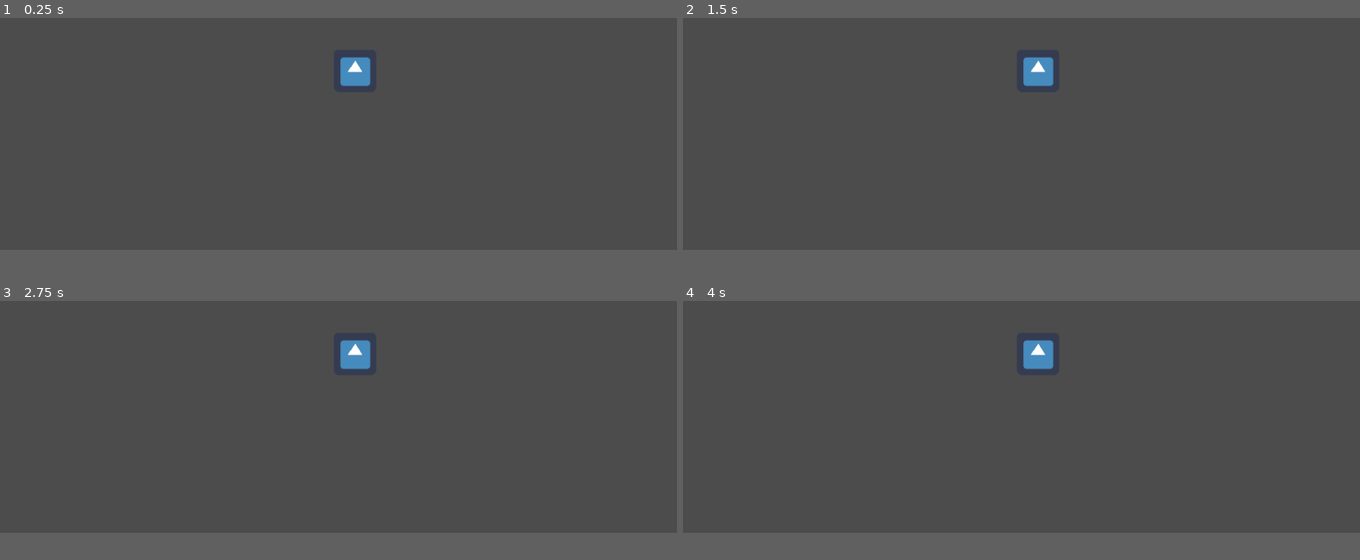
Above: before the commit, frames 1-4 (two rows, left to right).
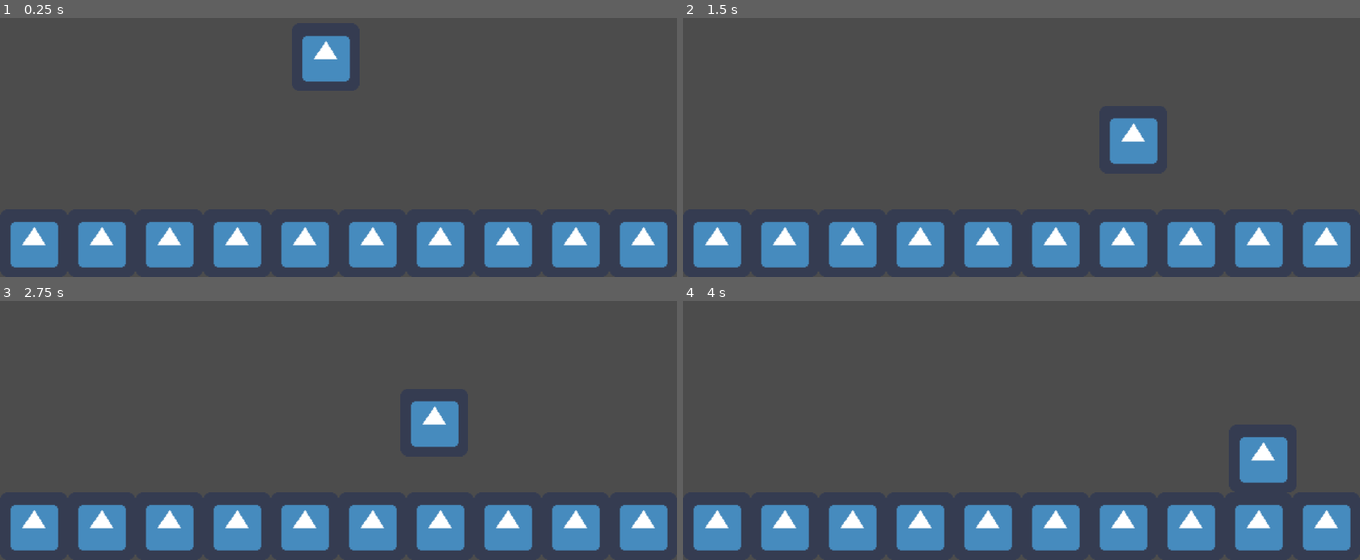
Above: after the commit, the same moments.

Repository: nickykendy/GameOff2019
Game: Godot game, scene res://World.tscn
The game is run twice, just before and just after one commit, with the same random seed, the same clock (stepped at 60 frames per second) and the same inputs. The engine's default icon, where the game draws it, is replaced by a stand-in: a white triangle on a blue panel in a dark square.
Inputs:
- Up to frame 1 (0.25 s): no input
- Up to frame 2 (1.5 s): tap Enter at 0.5 s; hold H (grab, bound only after the commit) 0.53-1.28 s; hold D (move_right, bound only after the commit) from 0.53 s (still down); tap Space (jump, bound only after the commit) at 0.77, 1.07 s; tap Q (switch, bound only after the commit) at 0.8, 1.35 s
- Up to frame 3 (2.75 s): tap Space (jump, bound only after the commit) at 1.52, 1.55, 1.82, 2.1 s; release D (move_right, bound only after the commit) at 2.03 s; hold A (move_left, bound only after the commit) from 2.03 s (still down); hold H (grab, bound only after the commit) from 2.03 s (still down)
- Up to frame 4 (4 s): release A (move_left, bound only after the commit) at 2.78 s; release H (grab, bound only after the commit) at 2.78 s; hold D (move_right, bound only after the commit) from 2.78 s (still down); tap H (grab, bound only after the commit) at 2.85 s; tap Space (jump, bound only after the commit) at 3.02, 3.32, 3.77, 3.8 s; tap Q (switch, bound only after the commit) at 3.05, 3.6 s
The window is 800x468 before the commit and 800x500 after it. Grey fills any space a smaller window leaves; there, only what the larger window draws over its background counts as a difference.

The runs differ from the first frame. In frame 1, 14% of the frame differs, in the area x 1-99%, y 6-97%; in frame 2, 14%, in the area x 1-99%, y 15-97%; in frame 3, 14%; in frame 4, 14%.

Commit message:
a movement try
topdown and platform

Diff:
--- /dev/null
+++ b/Paper_Town/Player.gd
@@ -0,0 +1,59 @@
+extends KinematicBody2D
+
+var is_platform = false
+var top_down_spd = 100
+var platform_spd = 200
+var jump_height = 1000
+var gravity = 200
+var is_in_air = false
+
+
+func _ready():
+	pass # Replace with function body.
+
+func get_input():
+	var _right = Input.is_action_pressed("move_right")
+	var _left = Input.is_action_pressed("move_left")
+	var _up = Input.is_action_pressed("move_up")
+	var _down = Input.is_action_pressed("move_down")
+	var _jump = Input.is_action_just_pressed("jump")
+	var _grab = Input.is_action_pressed("grab")
+	var _interact = Input.is_action_just_pressed("interact")
+	var _switch = Input.is_action_just_pressed("switch")
+
+	var input_vec = Vector2()
+
+	if is_platform:
+		if _switch:
+			is_platform = false
+	else:
+		if _switch:
+			is_platform = true
+
+	if is_platform:
+		if _right:
+			input_vec.x += 1
+		if _left:
+			input_vec.x -= 1
+		if _jump and is_on_floor():
+			input_vec.y -= 1
+		if !is_on_floor():
+			input_vec.y += 1
+	else:
+		if _right:
+			input_vec.x += 1
+		if _left:
+			input_vec.x -= 1
+		if _up:
+			input_vec.y -= 1
+		if _down:
+			input_vec.y += 1
+
+	return input_vec.normalized()
+
+func _physics_process(delta):
+	var motion = get_input()
+	if is_platform:
+		move_and_slide(motion * platform_spd, Vector2(0, 1))
+	else:
+		move_and_slide(motion * top_down_spd, Vector2(0, 0))
--- a/Paper_Town/Player.tscn
+++ b/Paper_Town/Player.tscn
@@ -1,14 +1,16 @@
-[gd_scene load_steps=3 format=2]
+[gd_scene load_steps=4 format=2]
 
-[ext_resource path="res://icon.png" type="Texture" id=1]
+[ext_resource path="res://Player.gd" type="Script" id=1]
+[ext_resource path="res://icon.png" type="Texture" id=2]
 
 [sub_resource type="RectangleShape2D" id=1]
 extents = Vector2( 32, 32 )
 
 [node name="Player" type="KinematicBody2D"]
+script = ExtResource( 1 )
 
 [node name="icon" type="Sprite" parent="."]
-texture = ExtResource( 1 )
+texture = ExtResource( 2 )
 
 [node name="CollisionShape2D" type="CollisionShape2D" parent="."]
 shape = SubResource( 1 )
--- /dev/null
+++ b/Paper_Town/Wall.tscn
@@ -0,0 +1,14 @@
+[gd_scene load_steps=3 format=2]
+
+[ext_resource path="res://icon.png" type="Texture" id=1]
+
+[sub_resource type="RectangleShape2D" id=1]
+extents = Vector2( 32, 32 )
+
+[node name="Wall" type="StaticBody2D"]
+
+[node name="icon" type="Sprite" parent="."]
+texture = ExtResource( 1 )
+
+[node name="CollisionShape2D" type="CollisionShape2D" parent="."]
+shape = SubResource( 1 )
--- a/Paper_Town/World.tscn
+++ b/Paper_Town/World.tscn
@@ -1,8 +1,39 @@
-[gd_scene load_steps=2 format=2]
+[gd_scene load_steps=3 format=2]
 
 [ext_resource path="res://Player.tscn" type="PackedScene" id=1]
+[ext_resource path="res://Wall.tscn" type="PackedScene" id=2]
 
 [node name="World" type="Node2D"]
 
 [node name="Player" parent="." instance=ExtResource( 1 )]
-position = Vector2( 536.987, 328.51 )
+position = Vector2( 307.751, 192.232 )
+
+[node name="Wall" parent="." instance=ExtResource( 2 )]
+position = Vector2( 32, 368 )
+
+[node name="Wall2" parent="." instance=ExtResource( 2 )]
+position = Vector2( 96, 368 )
+
+[node name="Wall3" parent="." instance=ExtResource( 2 )]
+position = Vector2( 160, 368 )
+
+[node name="Wall4" parent="." instance=ExtResource( 2 )]
+position = Vector2( 224, 368 )
+
+[node name="Wall5" parent="." instance=ExtResource( 2 )]
+position = Vector2( 288, 368 )
+
+[node name="Wall6" parent="." instance=ExtResource( 2 )]
+position = Vector2( 352, 368 )
+
+[node name="Wall7" parent="." instance=ExtResource( 2 )]
+position = Vector2( 416, 368 )
+
+[node name="Wall8" parent="." instance=ExtResource( 2 )]
+position = Vector2( 480, 368 )
+
+[node name="Wall9" parent="." instance=ExtResource( 2 )]
+position = Vector2( 544, 368 )
+
+[node name="Wall10" parent="." instance=ExtResource( 2 )]
+position = Vector2( 608, 368 )
--- a/Paper_Town/project.godot
+++ b/Paper_Town/project.godot
@@ -19,6 +19,63 @@
 run/main_scene="res://World.tscn"
 config/icon="res://icon.png"
 
+[display]
+
+window/size/width=640
+window/size/height=400
+window/size/test_width=1280
+window/size/test_height=800
+window/stretch/mode="2d"
+window/stretch/aspect="keep"
+
+[input]
+
+move_right={
+"deadzone": 0.5,
+"events": [ Object(InputEventKey,"resource_local_to_scene":false,"resource_name":"","device":0,"alt":false,"shift":false,"control":false,"meta":false,"command":false,"pressed":false,"scancode":68,"unicode":0,"echo":false,"script":null)
+, Object(InputEventKey,"resource_local_to_scene":false,"resource_name":"","device":0,"alt":false,"shift":false,"control":false,"meta":false,"command":false,"pressed":false,"scancode":16777233,"unicode":0,"echo":false,"script":null)
+ ]
+}
+move_left={
+"deadzone": 0.5,
+"events": [ Object(InputEventKey,"resource_local_to_scene":false,"resource_name":"","device":0,"alt":false,"shift":false,"control":false,"meta":false,"command":false,"pressed":false,"scancode":65,"unicode":0,"echo":false,"script":null)
+, Object(InputEventKey,"resource_local_to_scene":false,"resource_name":"","device":0,"alt":false,"shift":false,"control":false,"meta":false,"command":false,"pressed":false,"scancode":16777231,"unicode":0,"echo":false,"script":null)
+ ]
+}
+move_up={
+"deadzone": 0.5,
+"events": [ Object(InputEventKey,"resource_local_to_scene":false,"resource_name":"","device":0,"alt":false,"shift":false,"control":false,"meta":false,"command":false,"pressed":false,"scancode":87,"unicode":0,"echo":false,"script":null)
+, Object(InputEventKey,"resource_local_to_scene":false,"resource_name":"","device":0,"alt":false,"shift":false,"control":false,"meta":false,"command":false,"pressed":false,"scancode":16777232,"unicode":0,"echo":false,"script":null)
+ ]
+}
+move_down={
+"deadzone": 0.5,
+"events": [ Object(InputEventKey,"resource_local_to_scene":false,"resource_name":"","device":0,"alt":false,"shift":false,"control":false,"meta":false,"command":false,"pressed":false,"scancode":83,"unicode":0,"echo":false,"script":null)
+, Object(InputEventKey,"resource_local_to_scene":false,"resource_name":"","device":0,"alt":false,"shift":false,"control":false,"meta":false,"command":false,"pressed":false,"scancode":16777234,"unicode":0,"echo":false,"script":null)
+ ]
+}
+jump={
+"deadzone": 0.5,
+"events": [ Object(InputEventKey,"resource_local_to_scene":false,"resource_name":"","device":0,"alt":false,"shift":false,"control":false,"meta":false,"command":false,"pressed":false,"scancode":32,"unicode":0,"echo":false,"script":null)
+, Object(InputEventKey,"resource_local_to_scene":false,"resource_name":"","device":0,"alt":false,"shift":false,"control":false,"meta":false,"command":false,"pressed":false,"scancode":74,"unicode":0,"echo":false,"script":null)
+ ]
+}
+grab={
+"deadzone": 0.5,
+"events": [ Object(InputEventKey,"resource_local_to_scene":false,"resource_name":"","device":0,"alt":false,"shift":false,"control":false,"meta":false,"command":false,"pressed":false,"scancode":72,"unicode":0,"echo":false,"script":null)
+ ]
+}
+interact={
+"deadzone": 0.5,
+"events": [ Object(InputEventKey,"resource_local_to_scene":false,"resource_name":"","device":0,"alt":false,"shift":false,"control":false,"meta":false,"command":false,"pressed":false,"scancode":72,"unicode":0,"echo":false,"script":null)
+ ]
+}
+switch={
+"deadzone": 0.5,
+"events": [ Object(InputEventKey,"resource_local_to_scene":false,"resource_name":"","device":0,"alt":false,"shift":false,"control":false,"meta":false,"command":false,"pressed":false,"scancode":81,"unicode":0,"echo":false,"script":null)
+ ]
+}
+
 [rendering]
 
 environment/default_environment="res://default_env.tres"
